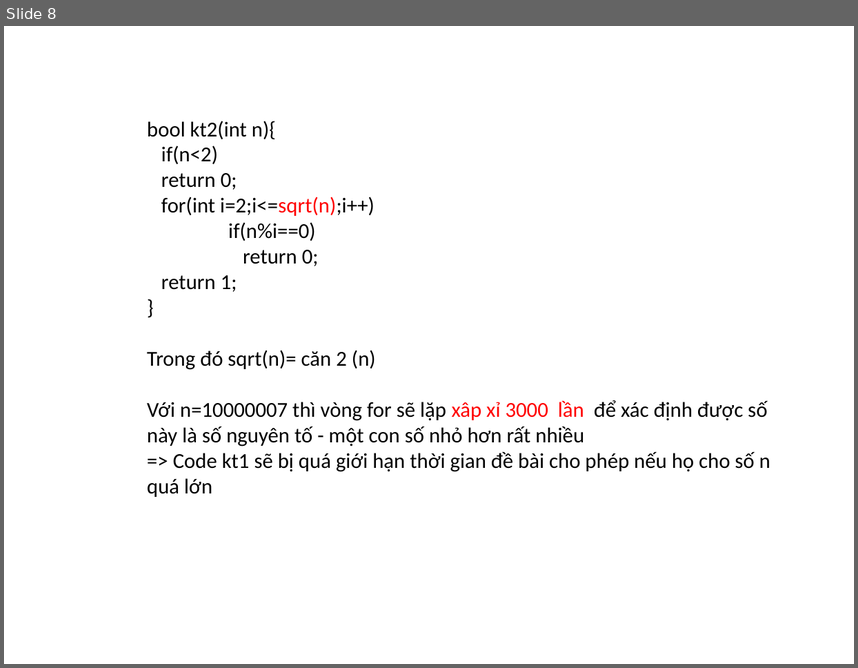
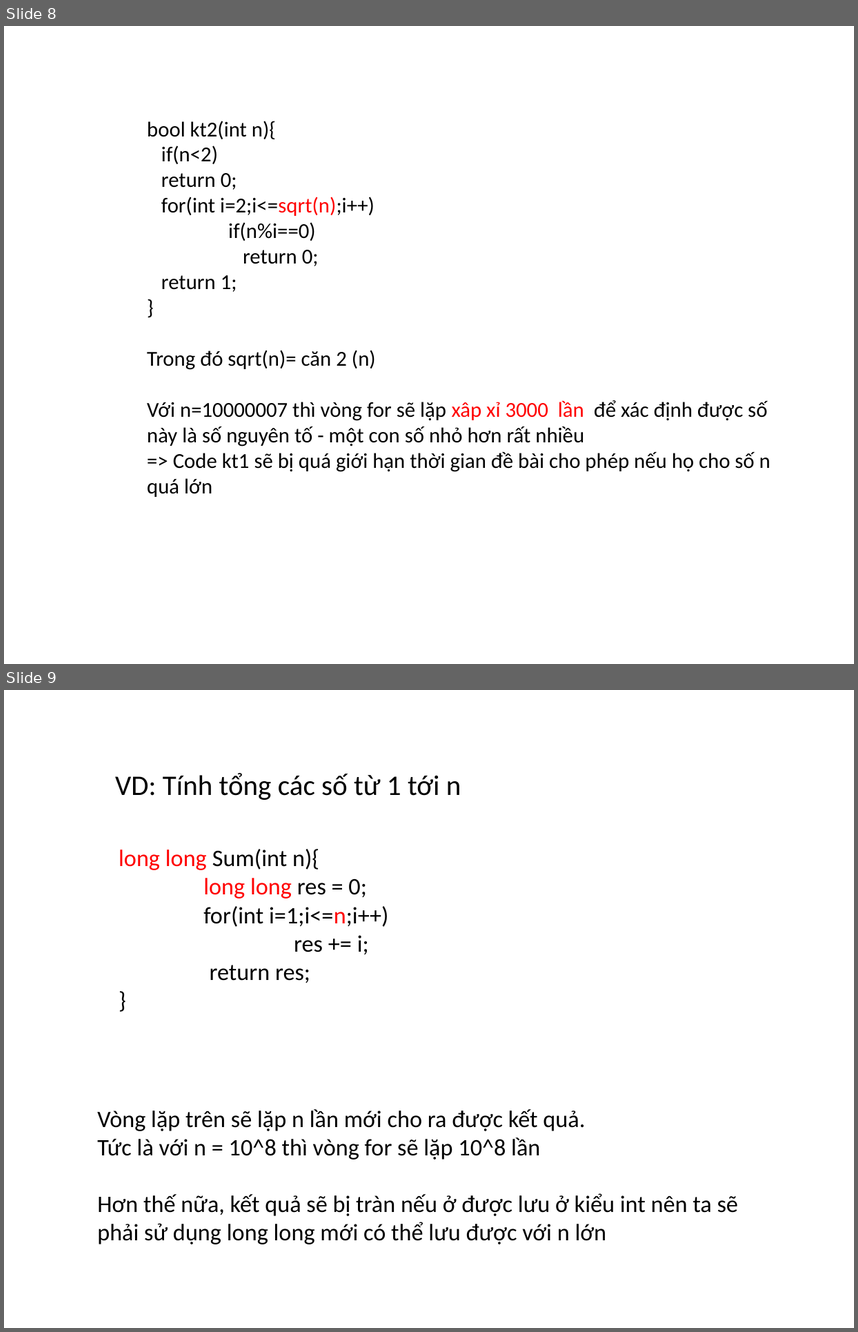
Before and after one commit to duyenbit2212/The-NOOB, a slide deck: Wecode_GotTalent/Hao/TaiLieuTrain/cacloithidau.pptx. Shown one above the other, each under a label of ours: slide 8 before the commit, slides 8 and 9 after it. The pictures are 858x668 and 858x1332 pixels, drawn with LibreOffice and Linux fonts; fonts in the diff are those of the drawing; background and template pictures are left out. Boxes give left, top, right and bottom in pixels: in the first picture for what was removed or moved away, otherwise in the second. Text is boxed around its words. In the diff, an @@ line names an element or a change of style, - is before the commit and + after.

```diff
--- a/Wecode_GotTalent/Hao/TaiLieuTrain/cacloithidau.pptx
+++ b/Wecode_GotTalent/Hao/TaiLieuTrain/cacloithidau.pptx
@@ slide 9 added at (x1=4, y1=690, x2=854, y2=1328), background picture (left out) @@
@@ text added at (x1=115, y1=773, x2=461, y2=800), 24 pt, text #000000 @@
+VD: Tính tổng các số từ 1 tới n
@@ text added at (x1=119, y1=849, x2=388, y2=983), 20 pt, text #000000 @@
+long long Sum(int n){
+long long res = 0;
+for(int i=1;i<=n;i++)
+res += i;
+return res;
+}
@@ text added at (x1=97, y1=1109, x2=738, y2=1244), 20 pt, text #000000 @@
+Vòng lặp trên sẽ lặp n lần mới cho ra được kết quả.
+Tức là với n = 10^8 thì vòng for sẽ lặp 10^8 lần
+Hơn thế nữa, kết quả sẽ bị tràn nếu ở được lưu ở kiểu int nên ta sẽ phải sử dụng long long mới có thể lưu được với n lớn
```
Also in this commit, not shown: 2 other slides added, 1 slide removed, 45 other files.
